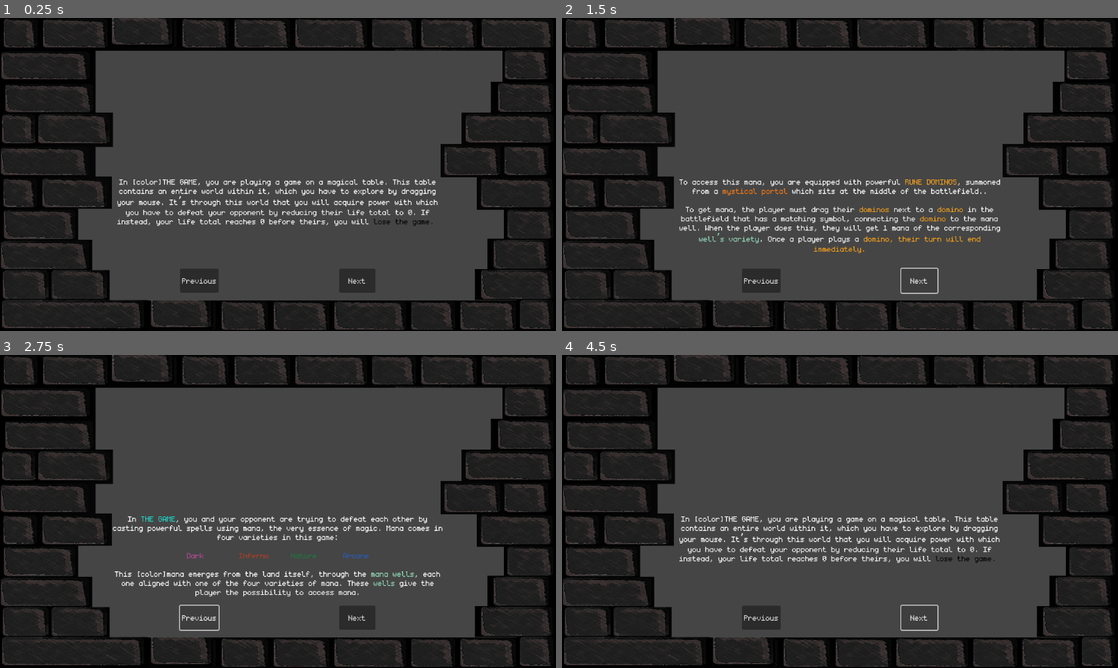
Above: before the commit, frames 1-4 (two rows, left to right).
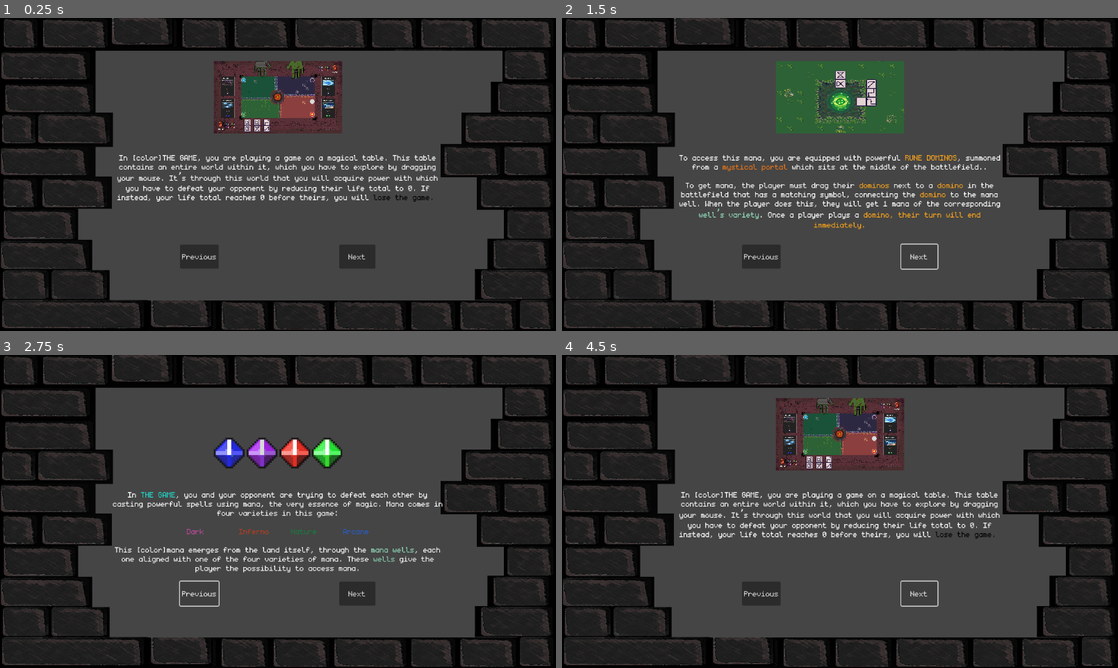
Above: after the commit, the same moments.

Repository: Juanxpeke/GD-BR2024
Game: Godot game, scene res://Core/GUI/Tutorial/Tutorial.tscn
Two runs of this game, one before a commit and one after it. Both use one fixed random seed, a clock stepped at 60 frames per second and the inputs below. This scene is started directly instead of the project's main scene. Sound files missing from this copy of the repository are replaced by a short silence.
Inputs:
- Up to frame 1 (0.25 s): no input
- Up to frame 2 (1.5 s): click "Next" at 0.5 s; click "Next" at 1.25 s
- Up to frame 3 (2.75 s): click "Previous" at 2 s
- Up to frame 4 (4.5 s): click "Previous" at 2.75 s; click "Previous" at 3.5 s; click "Next" at 4.25 s

The runs differ from the first frame. In frame 1, 9.4% of the frame differs, in the area x 21-79%, y 13-88%; in frame 2, 11%, in the area x 21-79%, y 13-89%; in frame 3, 7.1%; in frame 4, 8.6%.

Commit message:
Continued tutorial setup

Diff:
--- a/Core/GUI/Tutorial/Tutorial.tscn
+++ b/Core/GUI/Tutorial/Tutorial.tscn
@@ -1,13 +1,21 @@
-[gd_scene load_steps=13 format=3 uid="uid://d358edlipqpy2"]
+[gd_scene load_steps=20 format=3 uid="uid://d358edlipqpy2"]
 
 [ext_resource type="Script" path="res://Core/GUI/Tutorial/tutorial.gd" id="1_006v4"]
 [ext_resource type="Texture2D" uid="uid://cb68oem440ujv" path="res://Assets/CustomPixelArt/SpellCardArt/CardArts/CurseDomino.png" id="1_ljs1v"]
 [ext_resource type="Script" path="res://Core/GUI/Tutorial/tutorial_panel_resource.gd" id="2_108x0"]
+[ext_resource type="Texture2D" uid="uid://bml7hdpmsri4y" path="res://Core/GUI/Tutorial/TutorialPictures/GameBoard.PNG" id="2_rb00x"]
 [ext_resource type="Texture2D" uid="uid://c5cykccwshgp8" path="res://Assets/BrickTextures/Brickwall5_Texture.png" id="3_6vf3s"]
+[ext_resource type="Texture2D" uid="uid://b8ud43sowcxnr" path="res://Core/GUI/Tutorial/TutorialPictures/ManaSprites.png" id="4_eqgly"]
+[ext_resource type="Texture2D" uid="uid://cmbfh6yfu46ca" path="res://Core/GUI/Tutorial/TutorialPictures/RuneDominos.PNG" id="5_uw5mu"]
+[ext_resource type="Texture2D" uid="uid://b8rxhfkb3id0u" path="res://Core/GUI/Tutorial/TutorialPictures/hand_of_dominos.png" id="6_nbtd8"]
+[ext_resource type="Texture2D" uid="uid://bi441d4a07suw" path="res://Core/GUI/Tutorial/TutorialPictures/Skillcards.png" id="7_u2s4f"]
+[ext_resource type="Texture2D" uid="uid://77l8hqqghe6x" path="res://Core/GUI/Tutorial/TutorialPictures/glowing_portal.PNG" id="8_0obun"]
+[ext_resource type="Texture2D" uid="uid://bd5m2x3okwvys" path="res://Core/GUI/Tutorial/TutorialPictures/timmy_hands.PNG" id="9_hxf0d"]
 
 [sub_resource type="Resource" id="Resource_qhsx6"]
 script = ExtResource("2_108x0")
 panel_text = "[center]In [color]THE GAME, you are playing a game on a magical table. This table contains an entire worl …(287 unchanged characters)…
+panel_image = ExtResource("2_rb00x")
 
 [sub_resource type="Resource" id="Resource_q7wy8"]
 script = ExtResource("2_108x0")
@@ -17,6 +25,7 @@
 
 This [color]mana emerges from the land itself, through the [color=#92dcba]mana wells[/color], each one aligned with one of the four varieties of mana. These [color=#92dcba]wells[/color] give the player the possibility to access mana.
 "
+panel_image = ExtResource("4_eqgly")
 
 [sub_resource type="Resource" id="Resource_dm44f"]
 script = ExtResource("2_108x0")
@@ -25,15 +34,18 @@
 To get mana, the player must drag their [color=#f9a31b]dominos[/color] next to a [color=#f9a31b]domino[/color] in the b …(287 unchanged characters)…
 
 "
+panel_image = ExtResource("5_uw5mu")
 
 [sub_resource type="Resource" id="Resource_0kv5c"]
 script = ExtResource("2_108x0")
 panel_text = "[center]If you are out of [color=#f9a31b]dominos[/color], or none of the available spots please you, you  …(183 unchanged characters)…
+panel_image = ExtResource("6_nbtd8")
 
 [sub_resource type="Resource" id="Resource_0ignb"]
 script = ExtResource("2_108x0")
 panel_text = "[center]Now that you have mana, you can cast spells! With these spells you can [color=#14a02e]poison[/col …(192 unchanged characters)…
 These spells are represented by spell cards, which show the player the amount and varieties of mana required to cast them, as well as their effect."
+panel_image = ExtResource("7_u2s4f")
 
 [sub_resource type="Resource" id="Resource_0x27m"]
 script = ExtResource("2_108x0")
@@ -43,12 +55,14 @@
 [sub_resource type="Resource" id="Resource_r3avx"]
 script = ExtResource("2_108x0")
 panel_text = "[center]Now, mana is not simply something you can farm to your heart’s content without a care in the worl …(635 unchanged characters)…
+panel_image = ExtResource("8_0obun")
 
 [sub_resource type="Resource" id="Resource_haxrb"]
 script = ExtResource("2_108x0")
 panel_text = "[center]In the [color=#fa6a0a]boss rush[/color] mode, you will be seated in front of a specially powerful …(183 unchanged characters)…
 
 Well, that is about everything you need to know about [color]THE GAME. Now it's time to go get them!"
+panel_image = ExtResource("9_hxf0d")
 
 [node name="Tutorial" type="Control"]
 layout_mode = 3
@@ -99,11 +113,12 @@
 
 [node name="Texture" type="TextureRect" parent="Background/MarginContainer/VBoxContainer2/VBoxContainer"]
 unique_name_in_owner = true
-custom_minimum_size = Vector2(600, 200)
+custom_minimum_size = Vector2(266, 150)
 layout_mode = 2
 size_flags_horizontal = 4
 size_flags_vertical = 4
 texture = ExtResource("1_ljs1v")
+expand_mode = 1
 
 [node name="Label" type="RichTextLabel" parent="Background/MarginContainer/VBoxContainer2/VBoxContainer"]
 unique_name_in_owner = true
--- a/Core/GUI/Tutorial/tutorial.gd
+++ b/Core/GUI/Tutorial/tutorial.gd
@@ -13,6 +13,7 @@
 func _ready() -> void:
 	previous_button.pressed.connect(set_previous_panel)
 	next_button.pressed.connect(set_next_panel)
+	print(tutorial_panels.size())
 	_init_node()
 
 func _init_node() -> void:
@@ -22,8 +23,11 @@
 # Sets the next tutorial panel
 func set_next_panel() -> void:
 	current_panel +=1
-	texture.texture = tutorial_panels[current_panel].panel_image
-	label.text = tutorial_panels[current_panel].panel_text
+	if current_panel >= tutorial_panels.size():
+		self.queue_free()
+	else:
+		texture.texture = tutorial_panels[current_panel].panel_image
+		label.text = tutorial_panels[current_panel].panel_text
 
 
 # Sets the previous tutorial panel
--- a/Core/Match/match.tscn
+++ b/Core/Match/match.tscn
@@ -47,11 +47,14 @@
 
 [node name="Entities" type="Node2D" parent="."]
 unique_name_in_owner = true
+visible = false
 
 [node name="Player" parent="Entities" instance=ExtResource("3_b6cyj")]
+visible = false
 position = Vector2(576, 636)
 
 [node name="Bob" parent="Entities" instance=ExtResource("4_21v77")]
+visible = false
 position = Vector2(576, 12)
 rotation = 3.14159
 
Binary file added: Core/GUI/Tutorial/TutorialPictures/GameBoard.PNG
Binary file added: Core/GUI/Tutorial/TutorialPictures/ManaSprites.aseprite
Binary file added: Core/GUI/Tutorial/TutorialPictures/ManaSprites.png
Binary file added: Core/GUI/Tutorial/TutorialPictures/RuneDominos.PNG
Binary file added: Core/GUI/Tutorial/TutorialPictures/Skillcards.aseprite
Binary file added: Core/GUI/Tutorial/TutorialPictures/Skillcards.png
Binary file added: Core/GUI/Tutorial/TutorialPictures/glowing_portal.PNG
Binary file added: Core/GUI/Tutorial/TutorialPictures/hand_of_dominos.png
Binary file added: Core/GUI/Tutorial/TutorialPictures/skillcards_and_board.PNG
Binary file added: Core/GUI/Tutorial/TutorialPictures/timmy_hands.PNG
